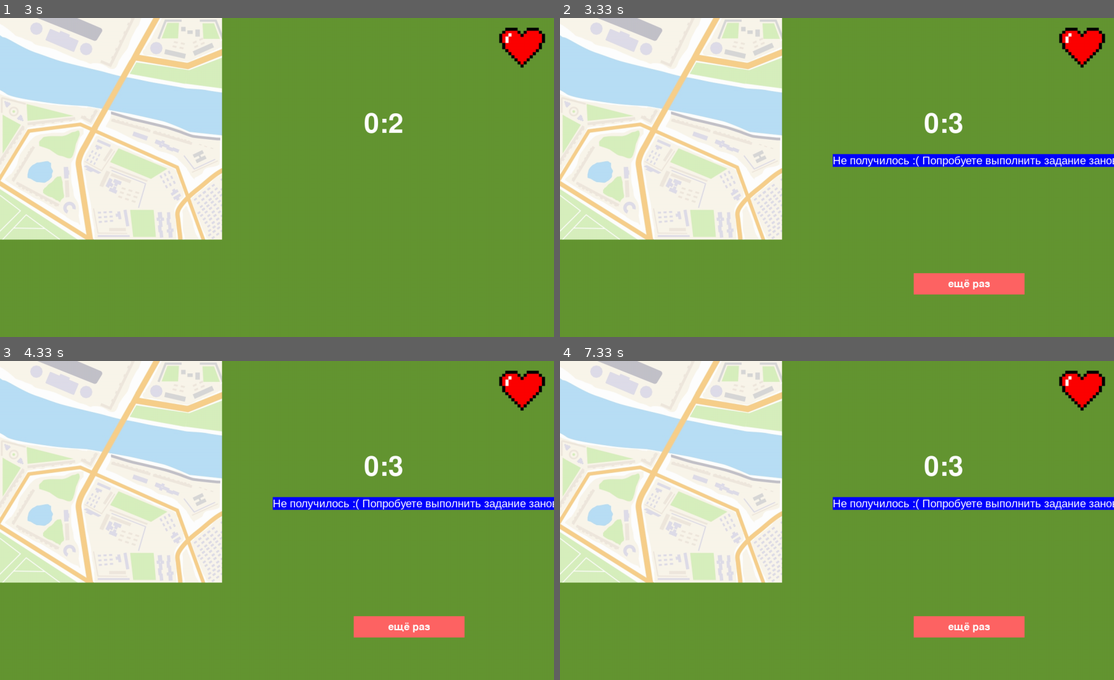
Above: before the commit, frames 1-4 (two rows, left to right).
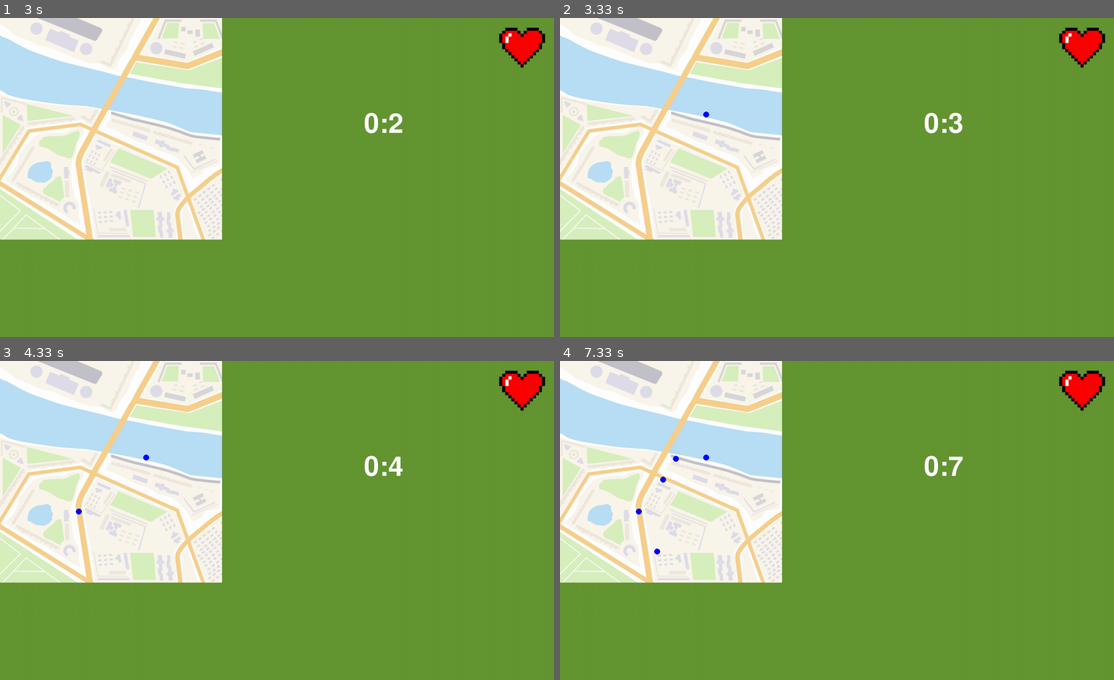
Above: after the commit, the same moments.

Repository: Alicccce/project_pygame
Game: pygame game, started from main.py
Two runs of this game, one before a commit and one after it. Both use one fixed random seed, a clock stepped at 60 frames per second and the inputs below.
Inputs (mouse positions are in pixels of both pictures, inside the frame that each line leads up to):
- Up to frame 1 (3 s): click (277, 177) at 0.38 s
- Up to frame 2 (3.33 s): click (704, 113) at 3.22 s
- Up to frame 3 (4.33 s): hold S 3.5-3.8 s; click (77, 510) at 3.58 s
- Up to frame 4 (7.33 s): hold S 6.43-6.73 s; click (654, 552) at 6.52 s; hold W 6.77-7.13 s; click (665, 479) at 6.85 s; hold S from 7.17 s (still down); click (676, 459) at 7.25 s

Frame 1 is identical in both runs. In frame 2, 3.5% of the frame differs, in the area x 25-100%, y 29-87%; in frame 3, 3.6%; in frame 4, 3.7%, in the area x 13-100%, y 29-87%.

Commit message:
main_game to do

Diff:
--- a/game_two.py
+++ b/game_two.py
@@ -107,7 +107,7 @@
     s, check = [], set()
     heart_xs = ['hert3.png', 'hert2.png', 'hert.png']
     heart_img = load_image(heart_xs[k-1])
-    time_stop = 3
+    time_stop = 20
     time_of_end = 0
     freeze_timer = False  # Flag to control frozen timer
 
